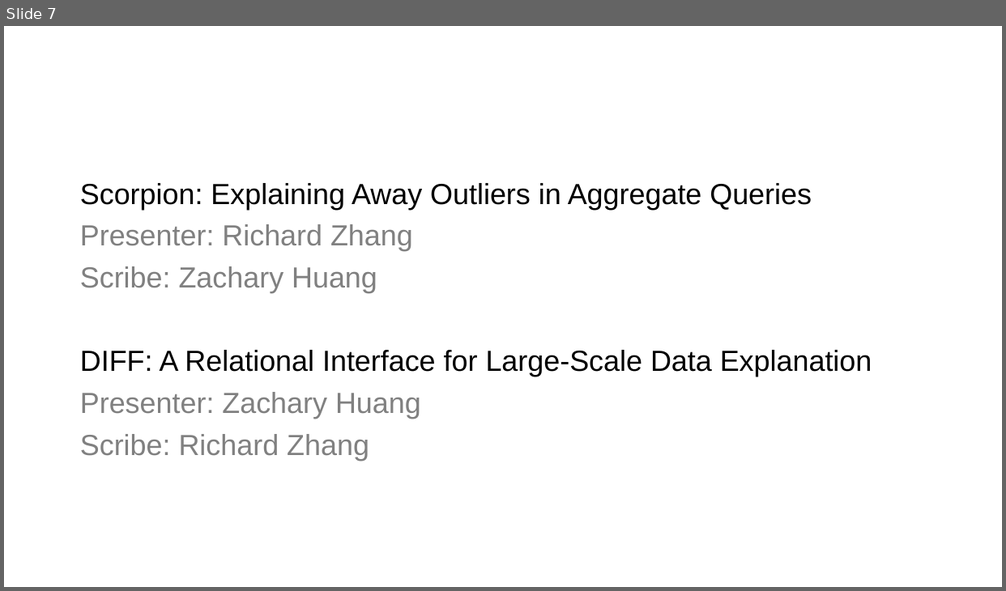
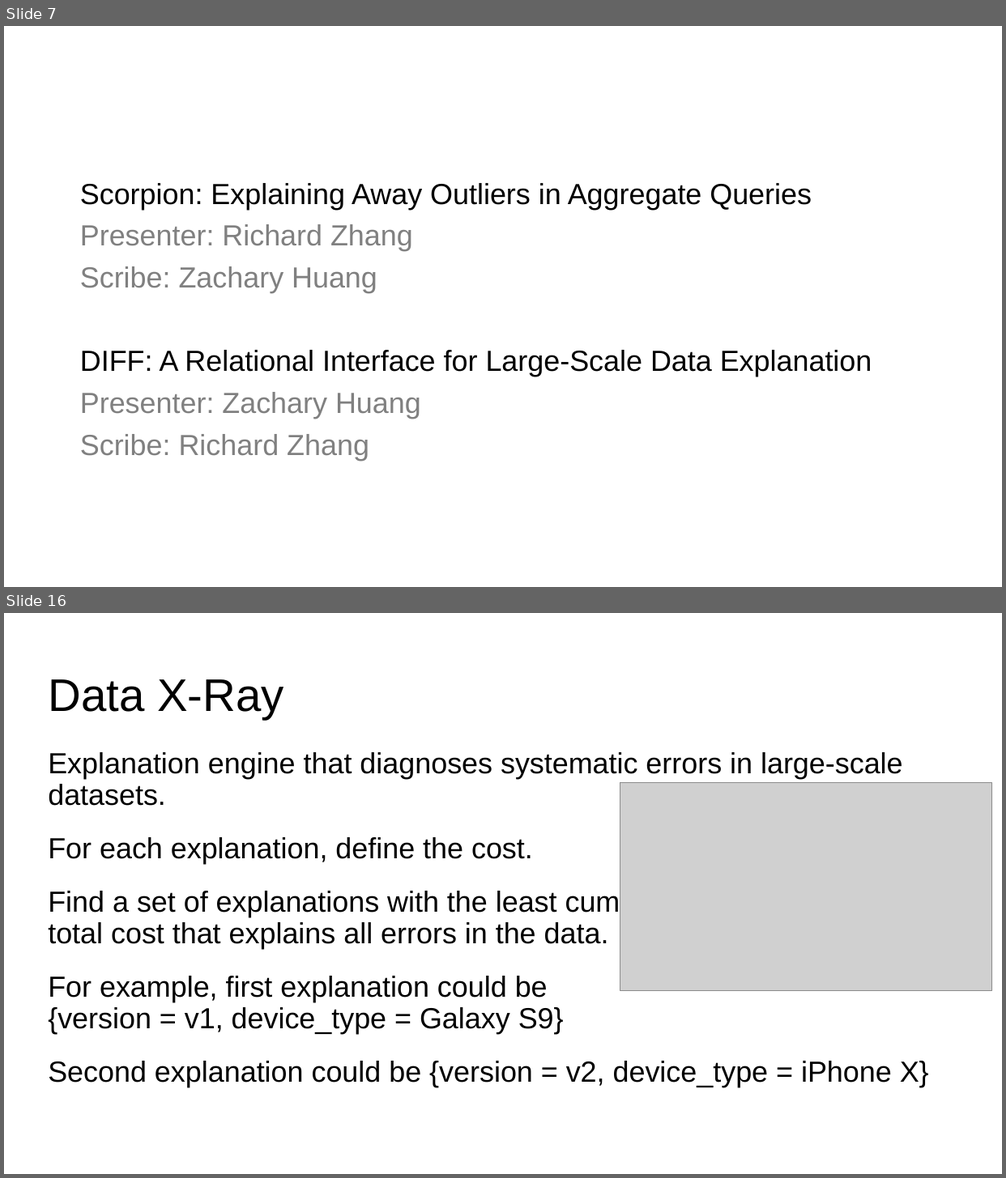
Before and after one commit to columbiaviz/columbiaviz.github.io, a slide deck: 2020s_w6998/lecs/14_explanation.pptx. Shown one above the other, each under a label of ours: slide 7 before the commit, slides 7 and 16 after it; the slides between them are not shown. The pictures are 1006x591 and 1006x1178 pixels, drawn with LibreOffice and Linux fonts; fonts in the diff are those of the drawing; grey boxes stand for pictures. Boxes give left, top, right and bottom in pixels: in the first picture for what was removed or moved away, otherwise in the second. Text is boxed around its words. In the diff, an @@ line names an element or a change of style, - is before the commit and + after.

```diff
--- a/2020s_w6998/lecs/14_explanation.pptx
+++ b/2020s_w6998/lecs/14_explanation.pptx
@@ slide 16 added at (x1=4, y1=613, x2=1002, y2=1174), background #FFFFFF @@
@@ title added at (x1=48, y1=679, x2=284, y2=719), 44 pt, text #000000 @@
+Data X-Ray
@@ text added at (x1=48, y1=752, x2=929, y2=1088), 28 pt, text #000000 @@
+Explanation engine that diagnoses systematic errors in large-scale datasets.
+For each explanation, define the cost.
+Find a set of explanations with the least cumulative
+total cost that explains all errors in the data.
+For example, first explanation could be
+{version = v1, device_type = Galaxy S9}
+Second explanation could be {version = v2, device_type = iPhone X}
@@ picture added at (x1=620, y1=783, x2=992, y2=991) @@
```
Also in this commit, not shown: 38 other slides added, 1 other file.
